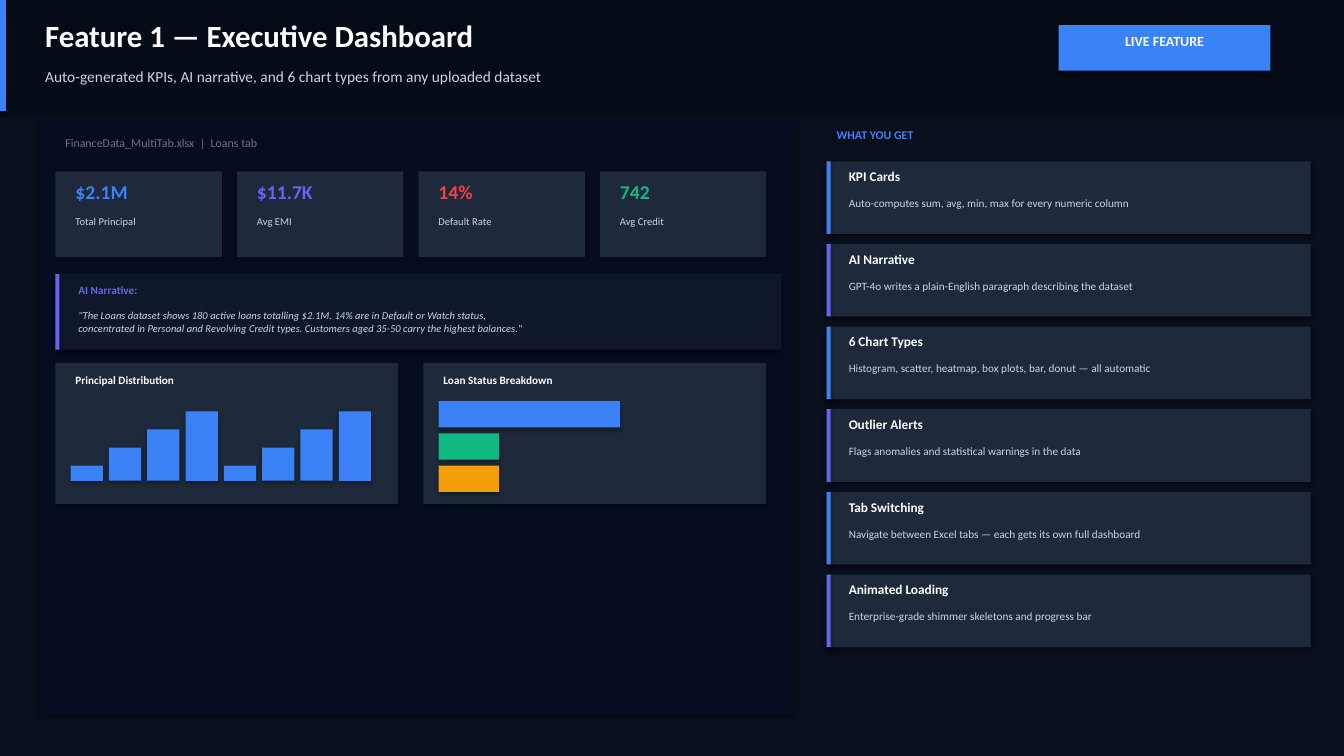
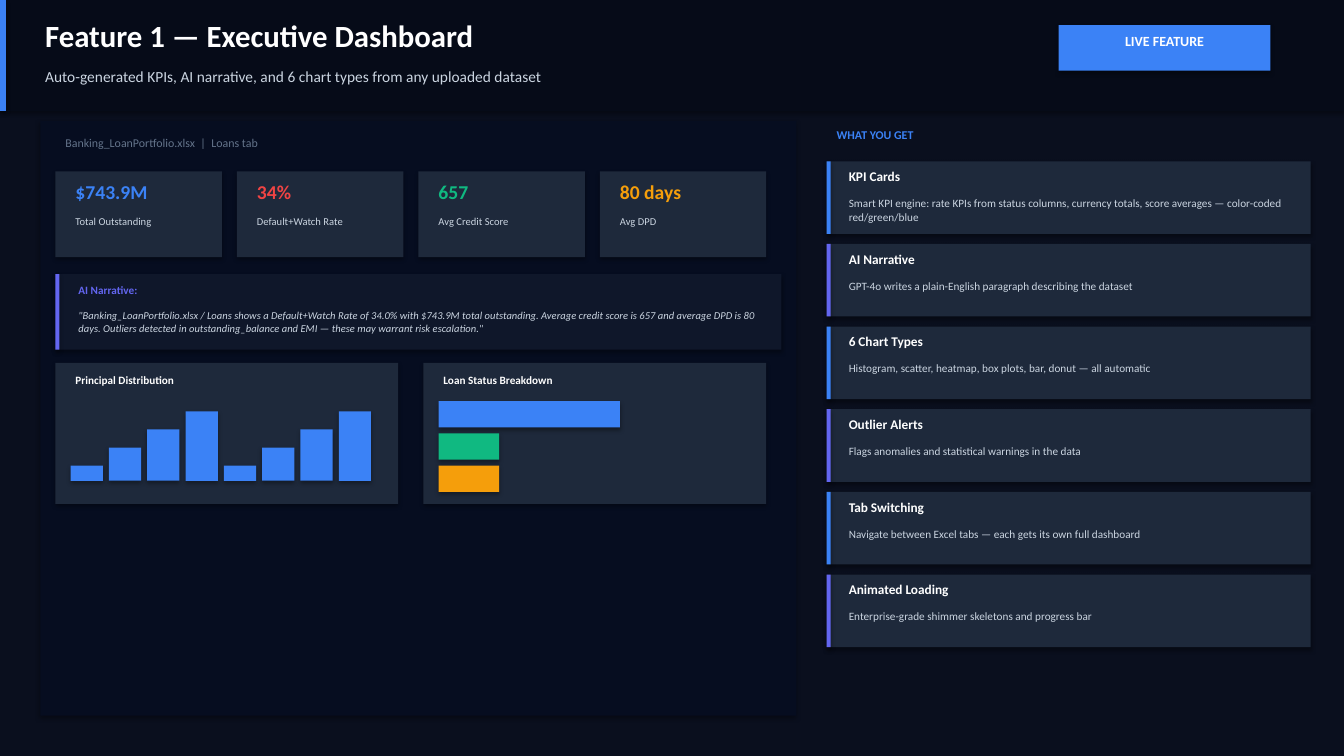
Before and after one commit to nsureshmanikandan/PulseAI, a slide deck: slide 5 of test_data/PulseAI_Presentation.pptx. Drawn at 1344x756 pixels with LibreOffice and Linux fonts; fonts in the diff are those of the drawing. Boxes give left, top, right and bottom in pixels: in the first picture for what was removed or moved away, otherwise in the second. Text is boxed around its words. In the diff, an @@ line names an element or a change of style, - is before the commit and + after.

Commit message:
feat: update PPT with real data values + use case metrics

```diff
--- a/test_data/PulseAI_Presentation.pptx
+++ b/test_data/PulseAI_Presentation.pptx
@@ text at [65,139,258,149]: text changed @@
-FinanceData_MultiTab.xlsx | Loans tab
+Banking_LoanPortfolio.xlsx | Loans tab
@@ text at [75,186,147,201]: text changed @@
-$2.1M
+$743.9M
@@ text at [257,185,291,199]: text changed; text colour #6366F1 to #EF4444 @@
-$11.7K
+34%
@@ text at [438,185,468,199]: text changed; text colour #EF4444 to #10B981 @@
-14%
+657
@@ text at [620,185,681,202]: text changed; text colour #10B981 to #F59E0B @@
-742
+80 days
@@ text at [849,199,1281,223]: text changed @@
-Auto-computes sum, avg, min, max for every numeric column
+Smart KPI engine: rate KPIs from status columns, currency totals, score averages — color-coded red/green/blue
@@ text at [75,218,152,227]: text changed @@
-Total Principal
+Total Outstanding
@@ text at [257,217,342,225]: text changed @@
-Avg EMI
+Default+Watch Rate
@@ text at [438,218,509,227]: text changed @@
-Default Rate
+Avg Credit Score
@@ text at [620,218,656,227]: text changed @@
-Avg Credit
+Avg DPD
@@ text at [78,311,755,334]: text changed @@
-"The Loans dataset shows 180 active loans totalling $2.1M. 14% are in Default or Watch status,
-concentrated in Personal and Revolving Credit types. Customers aged 35-50 carry the highest balances."
+"Banking_LoanPortfolio.xlsx / Loans shows a Default+Watch Rate of 34.0% with $743.9M total outstanding. Average credit score is 657 and average DPD is 80 days. Outliers detected in outstanding_balance and EMI — these may warrant risk escalation."
```
Also in this commit, not shown: 4 other slides changed, 1 other file.
